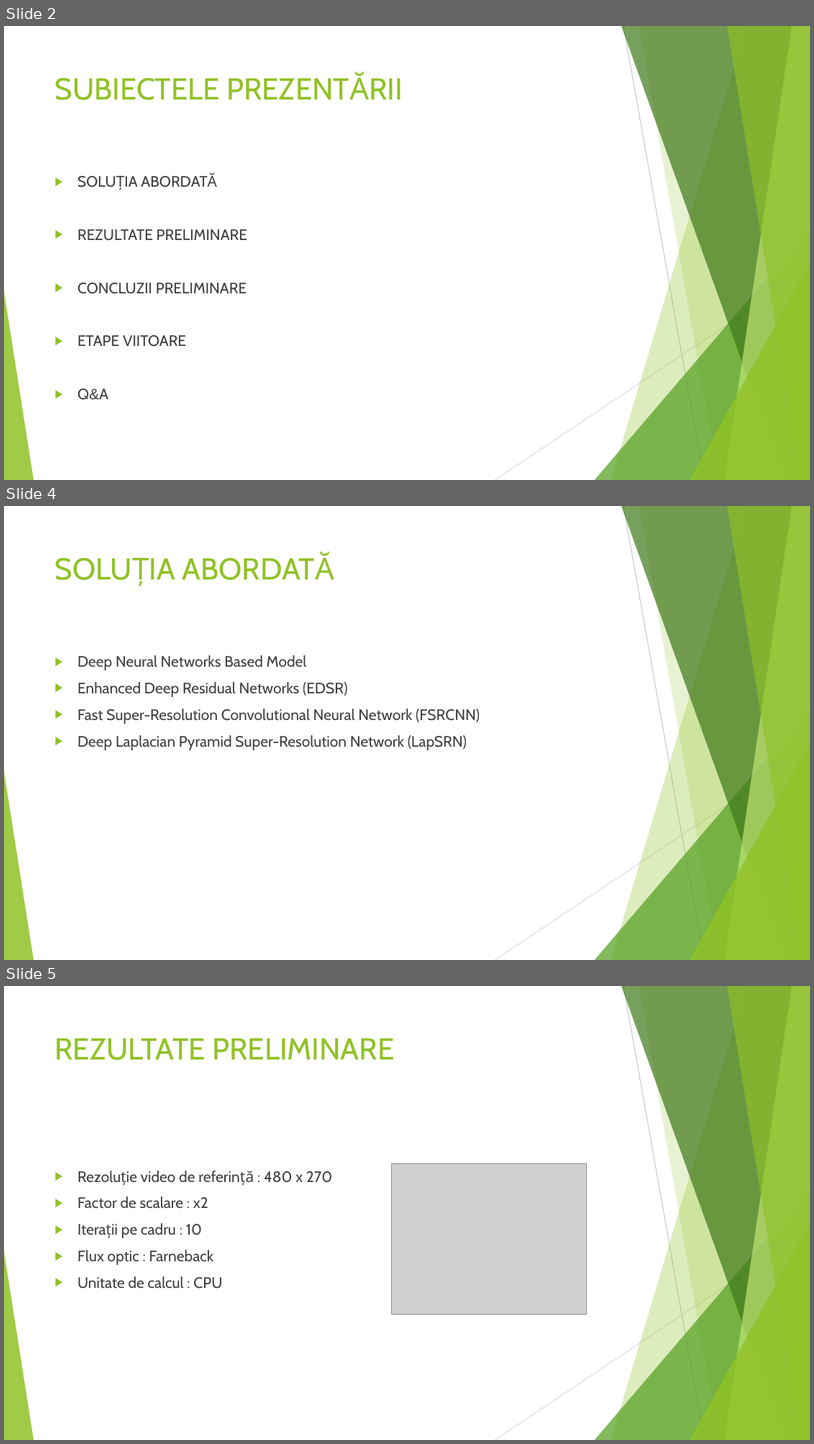
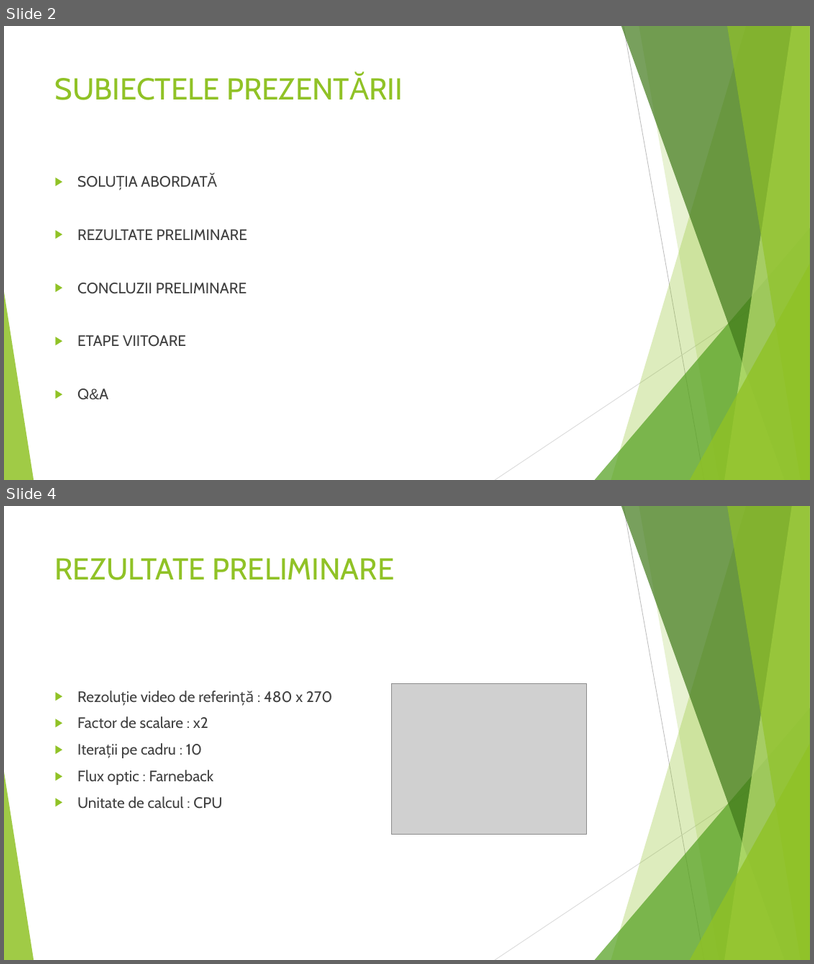
Before and after one commit to DragoshAndrei/SuperResolution_ACI, a slide deck: SUPER RESOLUTION A SPATIAL SUBPIXEL INTERPOLATION TECHNIQUE_sprint_2.pptx. Shown one above the other, each under a label of ours: slides 2, 4 and 5 before the commit, slides 2 and 4 after it; the slides between them are not shown. The pictures are 814x1444 and 814x964 pixels, drawn with LibreOffice and Linux fonts; fonts in the diff are those of the drawing; grey boxes stand for pictures. Boxes give left, top, right and bottom in pixels: in the first picture for what was removed or moved away, otherwise in the second. Text is boxed around its words. In the diff, an @@ line names an element or a change of style, - is before the commit and + after.

```diff
--- a/SUPER RESOLUTION A SPATIAL SUBPIXEL INTERPOLATION TECHNIQUE_sprint_2.pptx
+++ b/SUPER RESOLUTION A SPATIAL SUBPIXEL INTERPOLATION TECHNIQUE_sprint_2.pptx
@@ slide 4 removed at (4, 506, 810, 960), background #FFFFFF; not listed: 10 template elements that a slide beside it also shows @@
@@ title removed at (183, 554, 334, 580) @@
-SOLUȚIA ABORDATĂ
@@ text removed at (77, 655, 480, 750) @@
-▶ Deep Neural Networks Based Model
-▶ Enhanced Deep Residual Networks (EDSR)
-▶ Fast Super-Resolution Convolutional Neural Network (FSRCNN)
-▶ Deep Laplacian Pyramid Super-Resolution Network (LapSRN)
@@ what was slide 5 is now slide 4 @@
```
Also in this commit, not shown: 1 slide changed, 1 slide added, 1 other slide removed.
